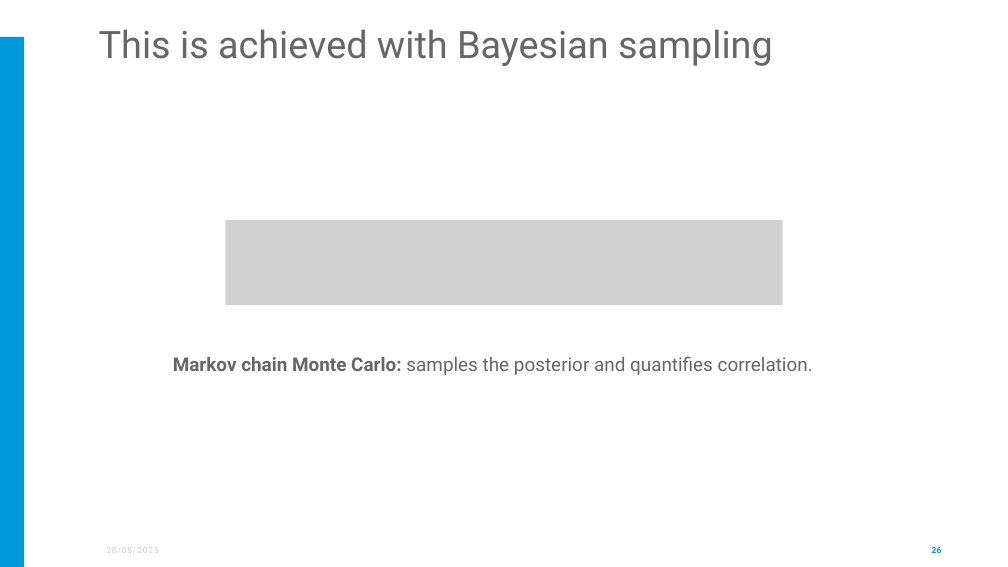
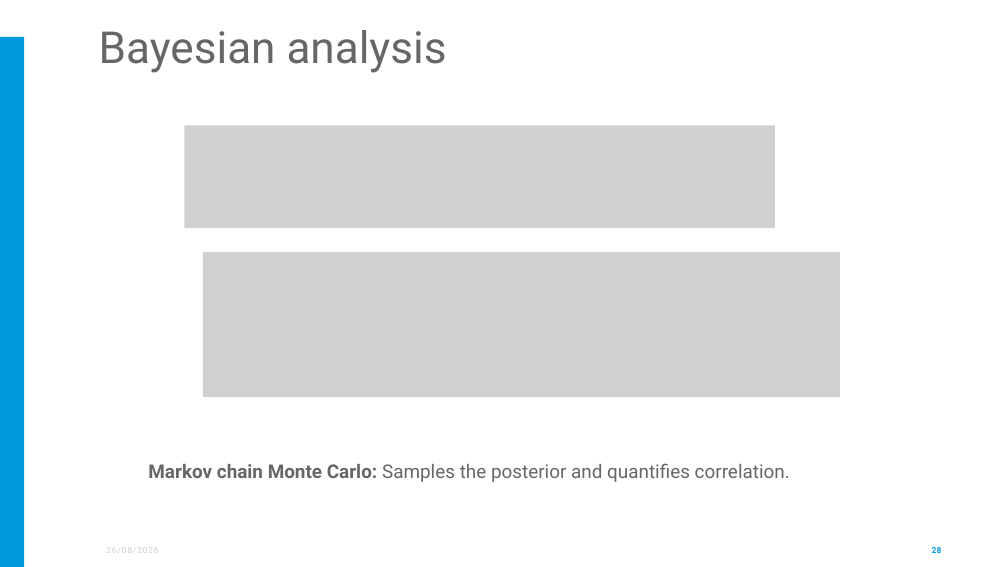
Before and after one commit to ess-dmsc-dram/dmsc-school, a slide deck: slide 28 of resources/Analysis_presentation.pptx (slide 26 before the commit). Drawn at 1008x567 pixels with LibreOffice and Linux fonts; fonts in the diff are those of the drawing; grey boxes stand for pictures; background and template pictures are left out. Boxes give left, top, right and bottom in pixels: in the first picture for what was removed or moved away, otherwise in the second. Text is boxed around its words. In the diff, an @@ line names an element or a change of style, - is before the commit and + after.

Commit message:
Update analysis presentation

```diff
--- a/resources/Analysis_presentation.pptx
+++ b/resources/Analysis_presentation.pptx
@@ title at (x1=99, y1=30, x2=447, y2=73): text changed; size 36 to 42 pt @@
-This is achieved with Bayesian sampling
+Bayesian analysis
@@ picture added at (x1=185, y1=126, x2=775, y2=228) @@
@@ picture removed at (x1=225, y1=220, x2=783, y2=305) @@
@@ picture added at (x1=203, y1=252, x2=840, y2=397) @@
@@ text at (x1=148, y1=463, x2=790, y2=482): text changed @@
-Markov chain Monte Carlo: samples the posterior and quantifies correlation.
+Markov chain Monte Carlo: Samples the posterior and quantifies correlation.
```
Also in this commit, not shown: 22 other slides changed, 7 slides added, 4 slides removed.
